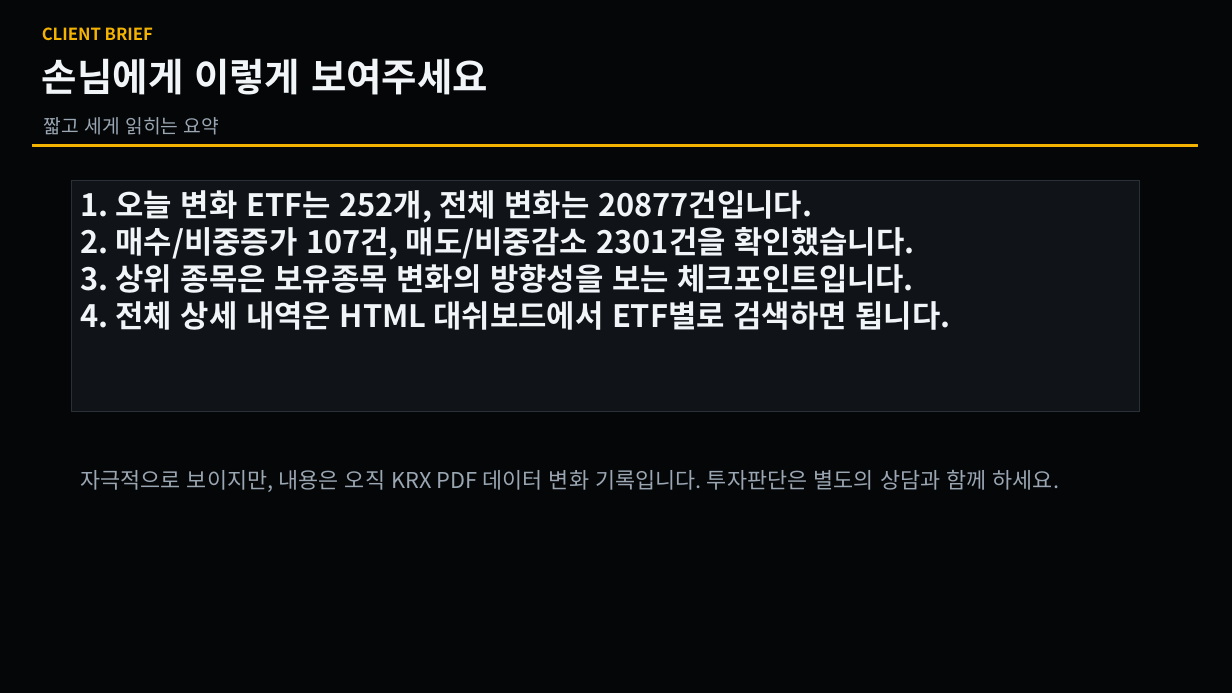
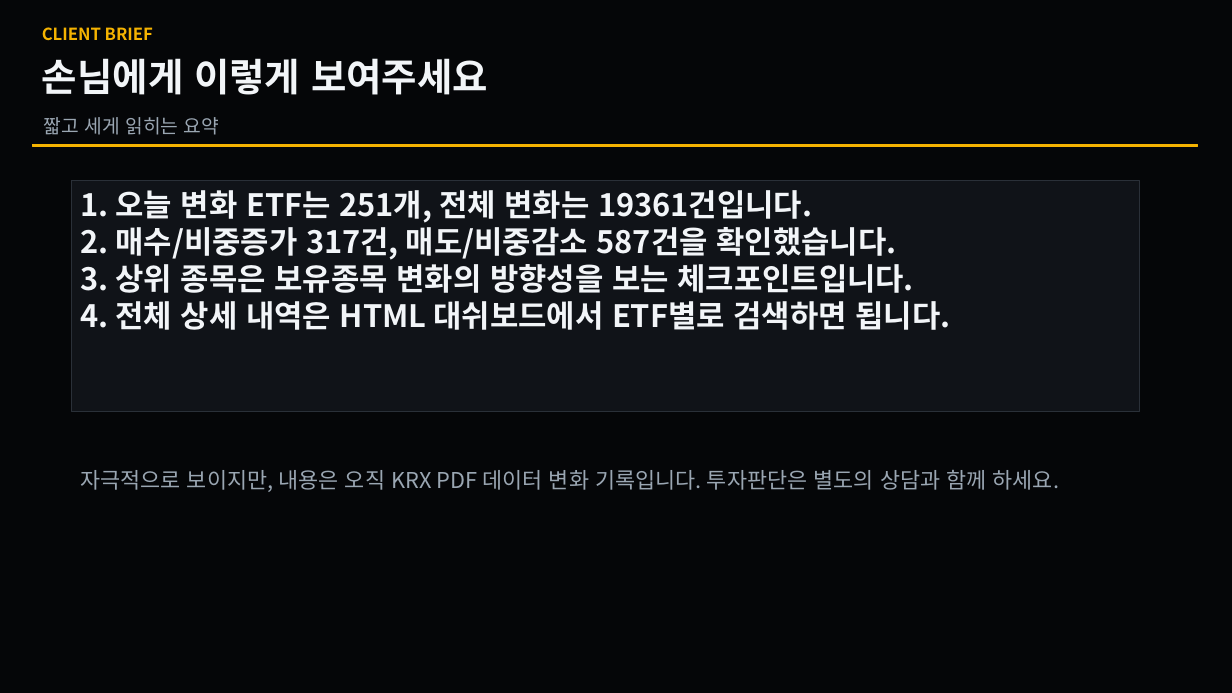
Before and after one commit to se2in/ETF_KRX, a slide deck: slide 5 of docs/latest_changes.pptx. Drawn at 1232x693 pixels with LibreOffice and Linux fonts; fonts in the diff are those of the drawing. Boxes give left, top, right and bottom in pixels: in the first picture for what was removed or moved away, otherwise in the second. Text is boxed around its words. In the diff, an @@ line names an element or a change of style, - is before the commit and + after.

```diff
--- a/docs/latest_changes.pptx
+++ b/docs/latest_changes.pptx
@@ text in rectangle at (x1=80, y1=190, x2=896, y2=260): text changed @@
-1. 오늘 변화 ETF는 252개, 전체 변화는 20877건입니다.
-2. 매수/비중증가 107건, 매도/비중감소 2301건을 확인했습니다.
+1. 오늘 변화 ETF는 251개, 전체 변화는 19361건입니다.
+2. 매수/비중증가 317건, 매도/비중감소 587건을 확인했습니다.
```
Also in this commit, not shown: 4 other slides changed, 1 other file.
